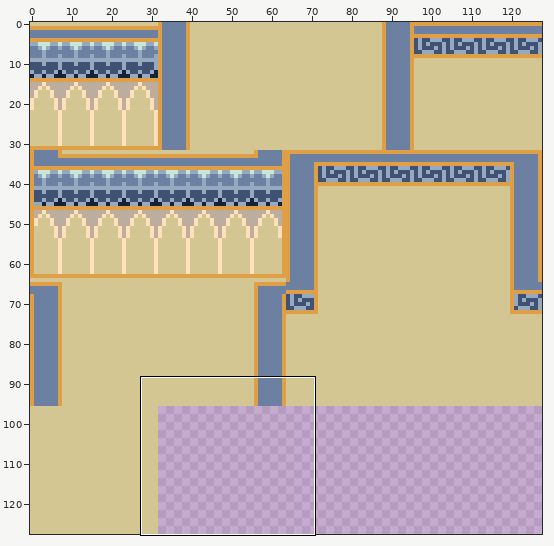
Two states of a sprite sheet, Sprites/Tiles/PersianHouseNew.png. The picture above shows the old version from afar; the outline marks the close-up.
Close-up. Before:
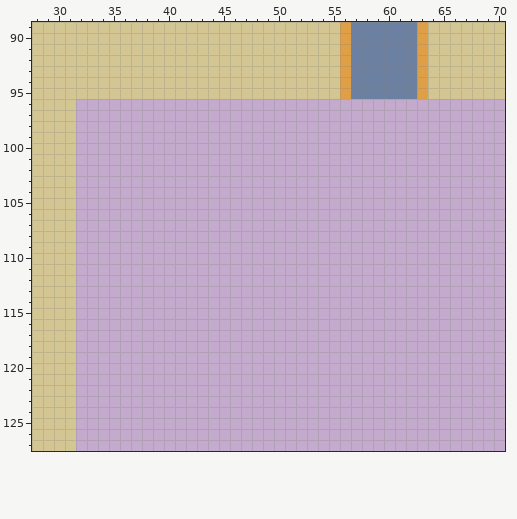
The file is 128x128 pixels. Shown: x 28..70, y 89..127.
The result:
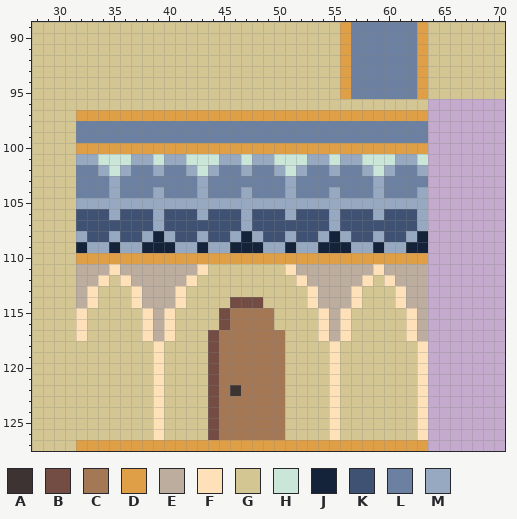
Palette (. is transparent): A #3d3333  B #734c44  C #a57855  D #de9f47  E #bcad9f  F #fee1b8  G #d4c692  H #cae6d9  J #14233a  K #405273  L #6c81a1  M #96a9c1
The exact change:
{"y":96,"x":32,"old":"................................","new":"GGGGGGGGGGGGGGGGGGGGGGGGGGGGGGGG"}
{"y":97,"x":32,"old":"................................","new":"DDDDDDDDDDDDDDDDDDDDDDDDDDDDDDDD"}
{"y":98,"x":32,"old":"................................","new":"LLLLLLLLLLLLLLLLLLLLLLLLLLLLLLLL"}
{"y":99,"x":32,"old":"................................","new":"LLLLLLLLLLLLLLLLLLLLLLLLLLLLLLLL"}
{"y":100,"x":32,"old":"................................","new":"DDDDDDDDDDDDDDDDDDDDDDDDDDDDDDDD"}
{"y":101,"x":32,"old":"................................","new":"MMHHHMMHMMHHHMMHMMHHHMMHMMHHHMMH"}
{"y":102,"x":32,"old":"................................","new":"LLMHMLLMLLMHMLLMLLMHMLLMLLMHMLLM"}
{"y":103,"x":32,"old":"................................","new":"LLLMLLLLLLLMLLLLLLLMLLLLLLLMLLLL"}
{"y":104,"x":32,"old":"................................","new":"LLLMLLLMLLLMLLLMLLLMLLLMLLLMLLLM"}
{"y":105,"x":32,"old":"................................","new":"MMMMMMMMMMMMMMMMMMMMMMMMMMMMMMMM"}
{"y":106,"x":32,"old":"................................","new":"KKKMKKKMKKKMKKKMKKKMKKKMKKKMKKKM"}
{"y":107,"x":32,"old":"................................","new":"KKKKKKKMKKKKKKKMKKKKKKKMKKKKKKKM"}
{"y":108,"x":32,"old":"................................","new":"MKKMKKMJMKKMKKMJMKKMKKMJMKKMKKMJ"}
{"y":109,"x":32,"old":"................................","new":"JMMJMMJJJMMJMMJJJMMJMMJJJMMJMMJJ"}
{"y":110,"x":32,"old":"................................","new":"DDDDDDDDDDDDDDDDDDDDDDDDDDDDDDDD"}
{"y":111,"x":32,"old":"................................","new":"EEEFEEEEEEEFGGGGGGGFEEEEEEEFEEEE"}
{"y":112,"x":32,"old":"................................","new":"EEFGFEEEEEFGGGGGGGGGFEEEEEFGFEEE"}
{"y":113,"x":32,"old":"................................","new":"EFGGGFEEEFGGGGGGGGGGGFEEEFGGGFEE"}
{"y":114,"x":32,"old":"................................","new":"EFGGGFEEEFGGGGBBBGGGGFEEEFGGGFEE"}
{"y":115,"x":32,"old":"................................","new":"FGGGGGFEFGGGGBCCCCGGGGFEFGGGGGFE"}
{"y":116,"x":32,"old":"................................","new":"FGGGGGFEFGGGGBCCCCGGGGFEFGGGGGFE"}
{"y":117,"x":32,"old":"................................","new":"FGGGGGFEFGGGBCCCCCCGGGFEFGGGGGFE"}
{"y":118,"x":32,"old":"................................","new":"GGGGGGGFGGGGBCCCCCCGGGGFGGGGGGGF"}
{"y":119,"x":32,"old":"................................","new":"GGGGGGGFGGGGBCCCCCCGGGGFGGGGGGGF"}
{"y":120,"x":32,"old":"................................","new":"GGGGGGGFGGGGBCCCCCCGGGGFGGGGGGGF"}
{"y":121,"x":32,"old":"................................","new":"GGGGGGGFGGGGBCCCCCCGGGGFGGGGGGGF"}
{"y":122,"x":32,"old":"................................","new":"GGGGGGGFGGGGBCACCCCGGGGFGGGGGGGF"}
{"y":123,"x":32,"old":"................................","new":"GGGGGGGFGGGGBCCCCCCGGGGFGGGGGGGF"}
{"y":124,"x":32,"old":"................................","new":"GGGGGGGFGGGGBCCCCCCGGGGFGGGGGGGF"}
{"y":125,"x":32,"old":"................................","new":"GGGGGGGFGGGGBCCCCCCGGGGFGGGGGGGF"}
{"y":126,"x":32,"old":"................................","new":"GGGGGGGFGGGGBCCCCCCGGGGFGGGGGGGF"}
{"y":127,"x":32,"old":"................................","new":"DDDDDDDDDDDDDDDDDDDDDDDDDDDDDDDD"}
